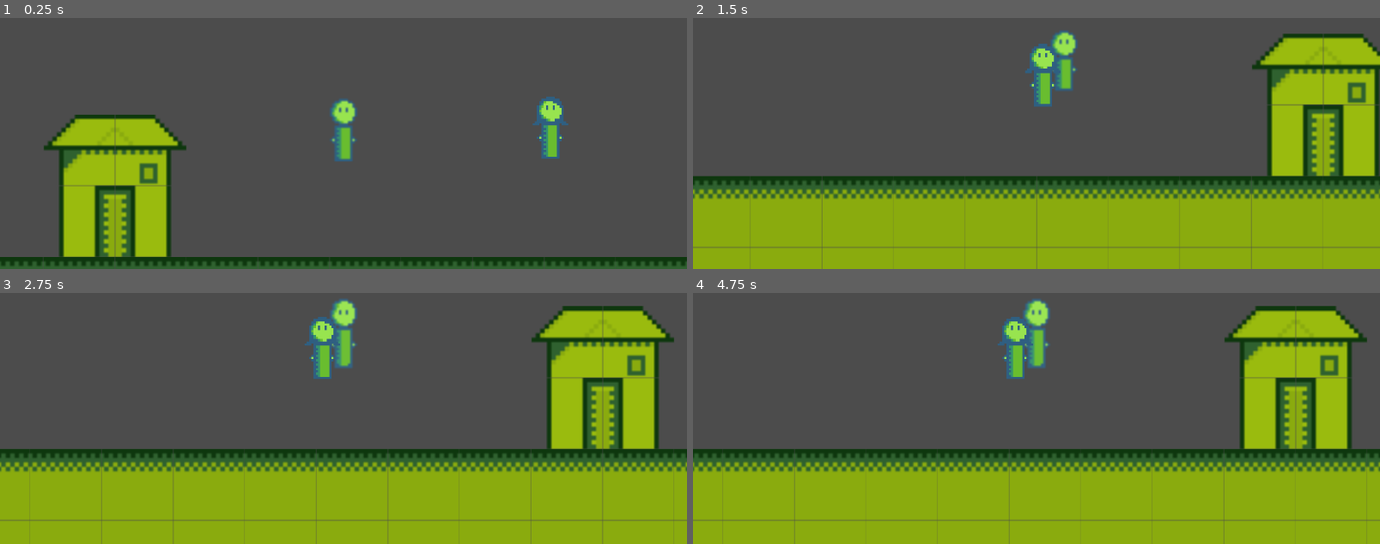
Above: before the commit, frames 1-4 (two rows, left to right).
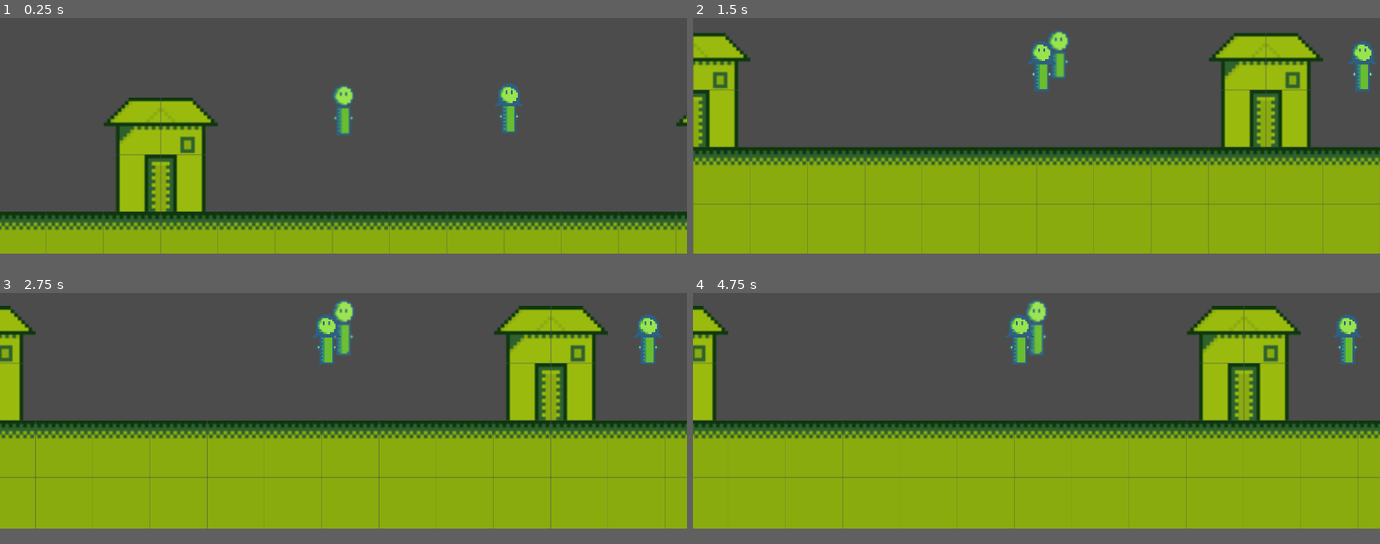
Above: after the commit, the same moments.

Repository: JamesPoole/godot-game
Game: Godot game, scene res://game.tscn
Two runs of this game, one before a commit and one after it. Both use one fixed random seed, a clock stepped at 60 frames per second and the inputs below.
Inputs:
- Up to frame 1 (0.25 s): no input
- Up to frame 2 (1.5 s): hold Right (ui_right) from 0.53 s (still down); tap E (interact) at 0.6, 1.35 s; tap Up (ui_up) at 0.77 s
- Up to frame 3 (2.75 s): tap Up (ui_up) at 1.52 s; release Right (ui_right) at 2.03 s; hold Left (ui_left) from 2.03 s (still down); tap E (interact) at 2.1 s
- Up to frame 4 (4.75 s): release Left (ui_left) at 2.78 s; hold Right (ui_right) 2.78-4.28 s; tap E (interact) at 2.85, 3.6, 4.35 s; tap Up (ui_up) at 3.02, 3.77, 4.52 s; hold Left (ui_left) from 4.28 s (still down)
In our replay, the window is 800x468 before the commit and 800x450 after it. These sizes can differ from the game's own. Grey fills any space a smaller window leaves; there, only what the larger window draws over its background counts as a difference.

The runs differ from the first frame. In frame 1, 29% of the frame differs, in the area x 0-100%, y 25-100%; in frame 2, 33%, in the area x 0-100%, y 4-100%; in frame 3, 31%; in frame 4, 31%.

Commit message:
added button

Diff:
--- a/Characters/Hero/Hero.tscn
+++ b/Characters/Hero/Hero.tscn
@@ -47,13 +47,13 @@
 "speed": 30.0
 } ]
 
-[node name="Hero" index="0" instance=ExtResource( 1 )]
+[node name="Hero" instance=ExtResource( 1 )]
 script = ExtResource( 2 )
 
 [node name="AnimatedSprite" parent="." index="0"]
 frames = SubResource( 1 )
 animation = "running"
-frame = 19
+frame = 13
 playing = true
 
 [node name="Camera2D" type="Camera2D" parent="." index="3"]
--- /dev/null
+++ b/TitleScreen.tscn
@@ -0,0 +1,15 @@
+[gd_scene format=2]
+
+[node name="TitleScreen" type="Control"]
+anchor_right = 1.0
+anchor_bottom = 1.0
+
+[node name="VBoxContainer" type="VBoxContainer" parent="."]
+margin_left = 120.0
+margin_top = 80.0
+margin_right = 1160.0
+margin_bottom = 640.0
+
+[node name="TextureRect" type="TextureRect" parent="VBoxContainer"]
+margin_right = 1040.0
+expand = true
--- a/project.godot
+++ b/project.godot
@@ -19,6 +19,12 @@
 run/main_scene="res://game.tscn"
 config/icon="res://icon.png"
 
+[display]
+
+window/size/width=1280
+window/size/height=720
+window/size/borderless=true
+
 [editor_plugins]
 
 enabled=PoolStringArray( "vnen.tiled_importer" )
Binary file added: assets/UI/Buttons/a-button.aseprite
Binary file added: assets/UI/Buttons/a-button.png
Binary file added: assets/UI/Buttons/button-empty.aseprite
